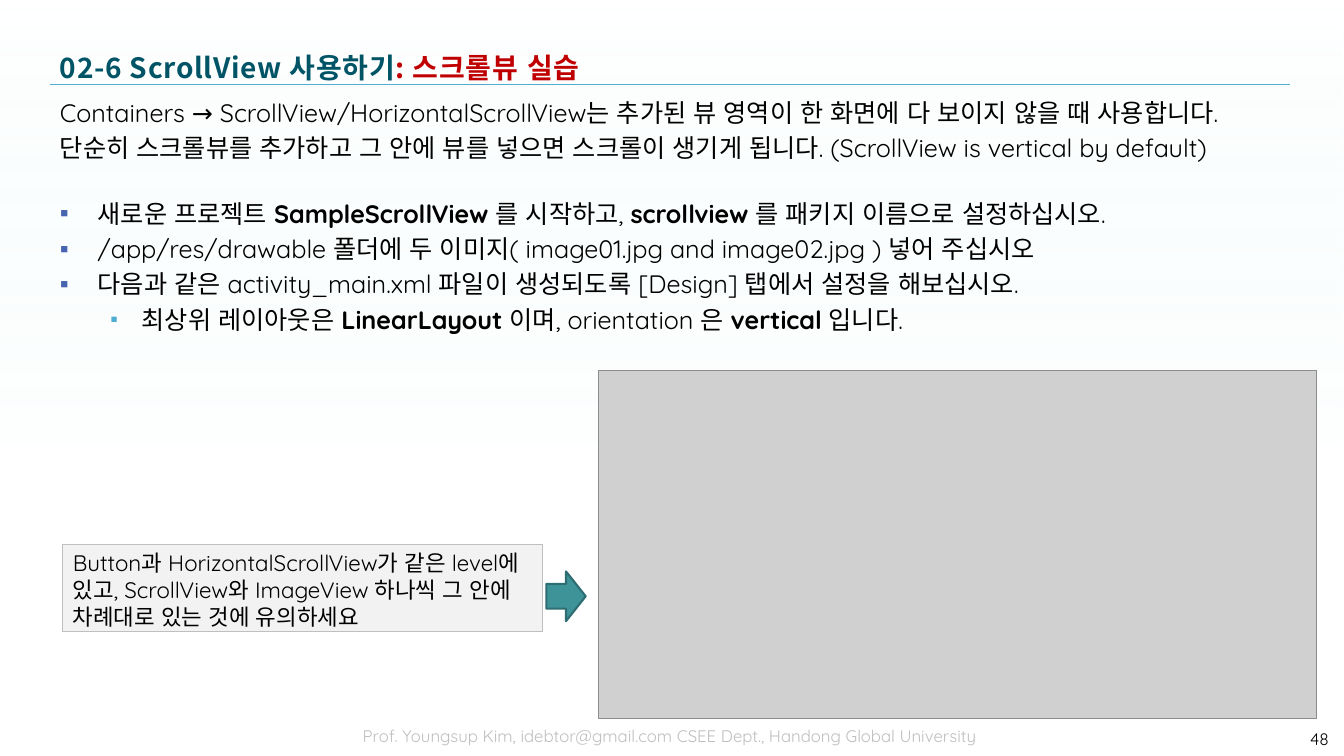
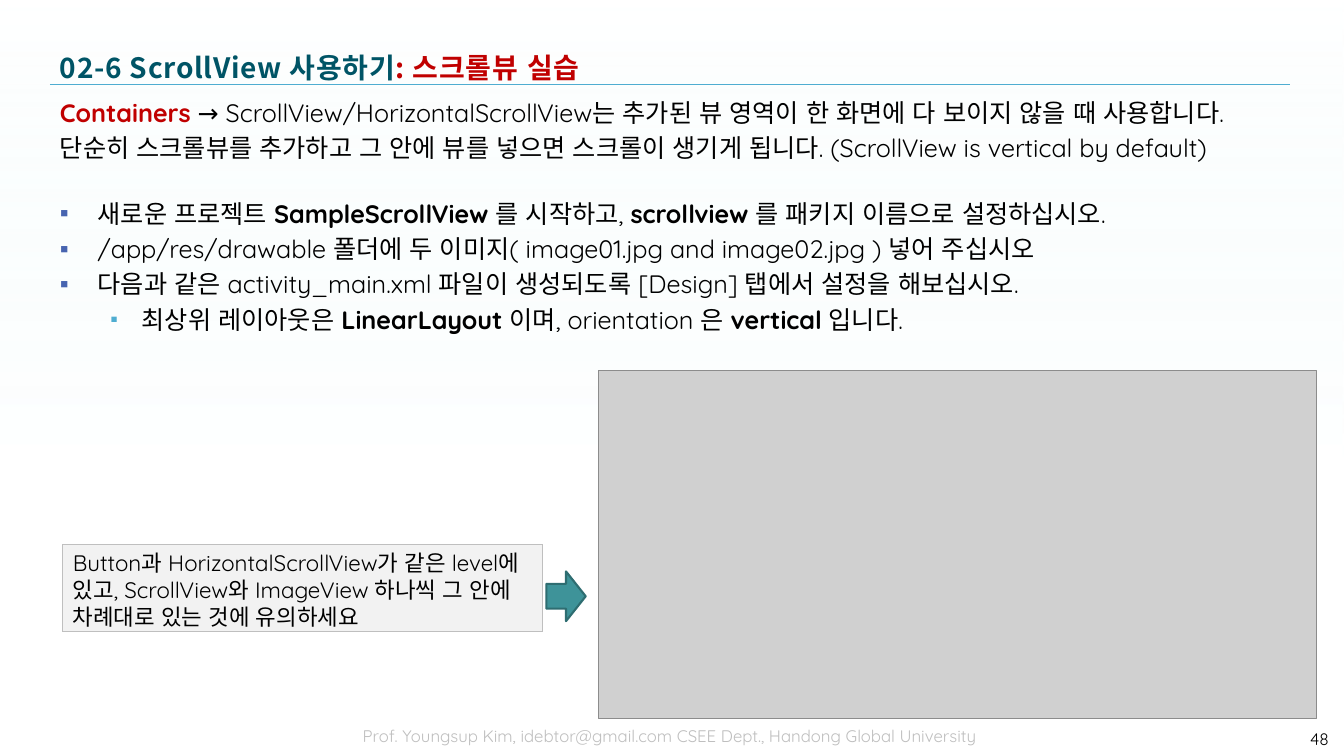
Before and after one commit to tae7841/HuStarAS, a slide deck: slide 48 of ppts/02Layout.pptx. Drawn at 1344x756 pixels with LibreOffice and Linux fonts; fonts in the diff are those of the drawing; grey boxes stand for pictures; background and template pictures are left out. Boxes give left, top, right and bottom in pixels: in the first picture for what was removed or moved away, otherwise in the second. Text is boxed around its words. In the diff, an @@ line names an element or a change of style, - is before the commit and + after.

```diff
--- a/ppts/02Layout.pptx
+++ b/ppts/02Layout.pptx
@@ text at [60,101,1224,126]: text colour #000000 to #C00000, bold on in "Containers" @@
```
Also in this commit, not shown: 6 other slides changed, 3 other files.
